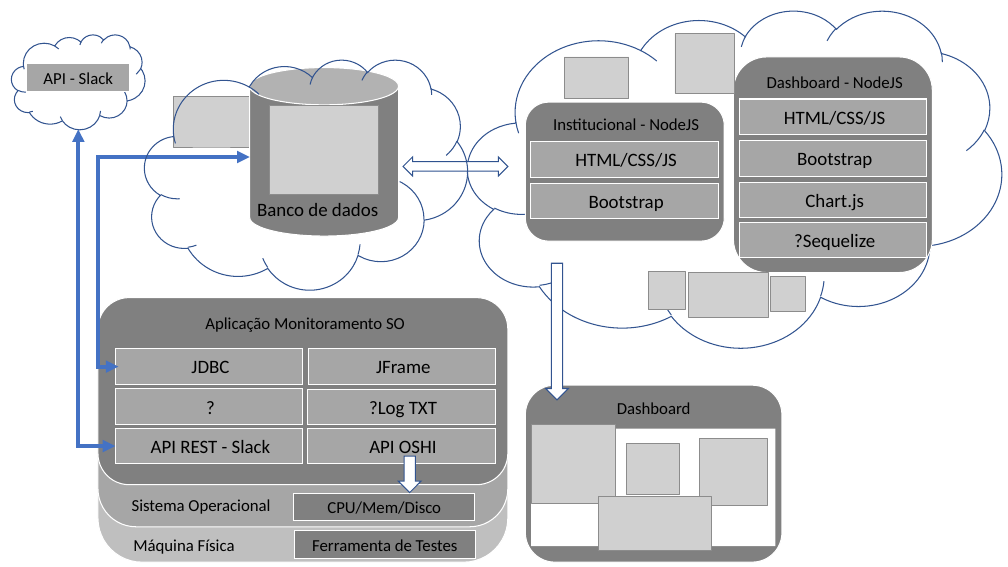
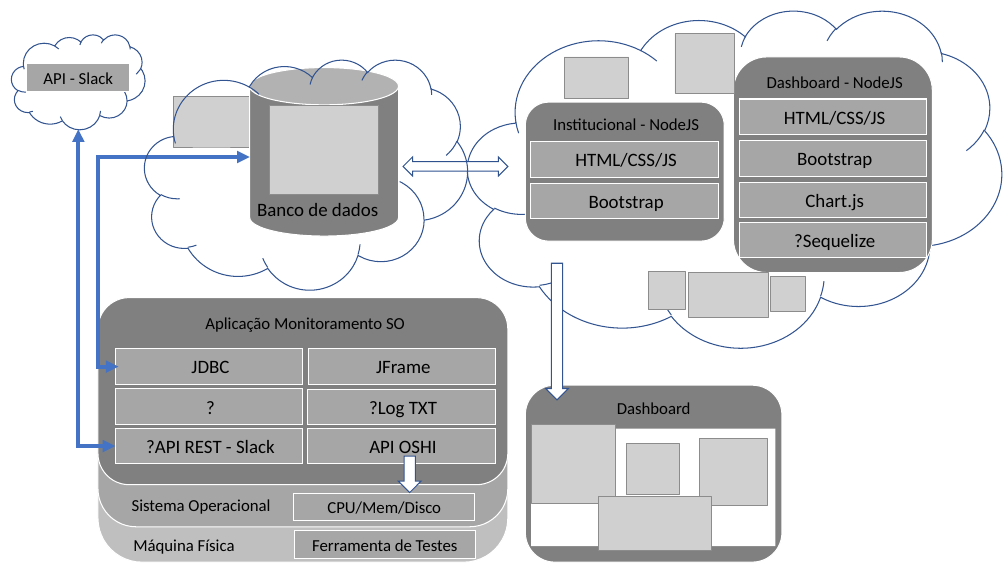
Before and after one commit to BandTec/primelloteirs, a slide deck: slide 1 of Documentacao/LLD_especifico_KPRunnin.pptx. Drawn at 1008x567 pixels with LibreOffice and Linux fonts; fonts in the diff are those of the drawing; grey boxes stand for pictures. Boxes give left, top, right and bottom in pixels: in the first picture for what was removed or moved away, otherwise in the second. Text is boxed around its words. In the diff, an @@ line names an element or a change of style, - is before the commit and + after.

Commit message:
Alteração de cores na aba "Monitoramentos" do LLD Especifico

```diff
--- a/Documentacao/LLD_especifico_KPRunnin.pptx
+++ b/Documentacao/LLD_especifico_KPRunnin.pptx
@@ text at <box>146,440,275,453</box>: text changed @@
-API REST - Slack
+?API REST - Slack
@@ rectangle "CPU/Mem/Disco" at <box>293,493,475,521</box>: fill #808080 to #A6A6A6 @@
@@ rectangle "Ferramenta de Testes" at <box>294,531,476,559</box>: fill #808080 to #A6A6A6 @@
```
